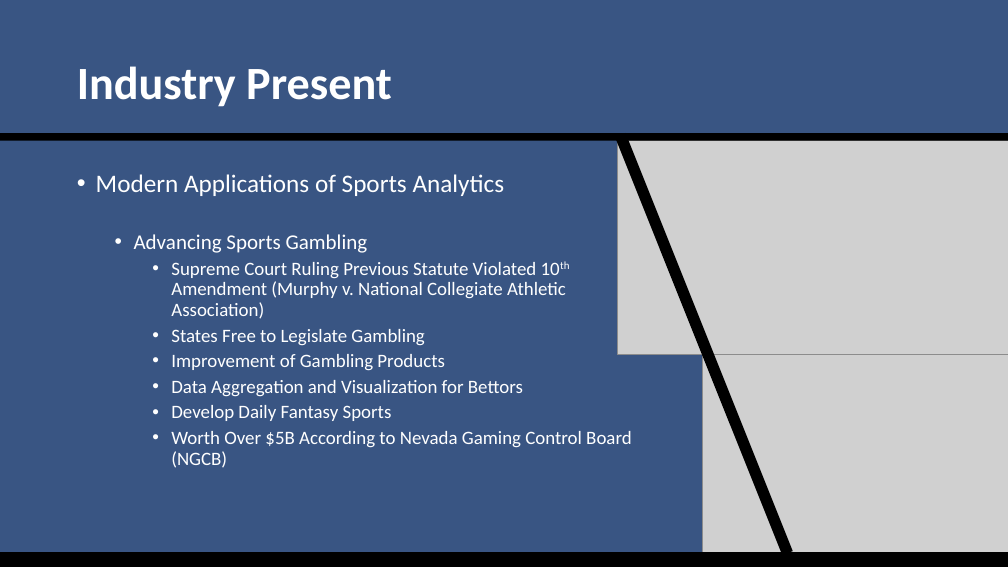
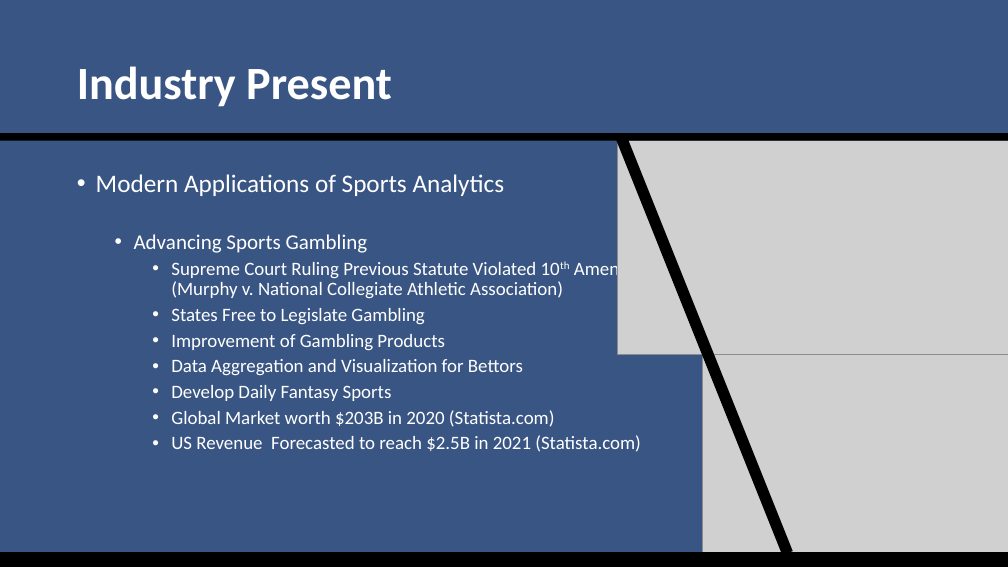
Before and after one commit to SuperMarioGiacomazzo/STOR538_WEBSITE, a slide deck: slide 11 of Slides/Sports Analytics 3/Sports_Analytics_3_Lecture.pptx (slide 10 before the commit). Drawn at 1008x567 pixels with LibreOffice and Linux fonts; fonts in the diff are those of the drawing; grey boxes stand for pictures. Boxes give left, top, right and bottom in pixels: in the first picture for what was removed or moved away, otherwise in the second. Text is boxed around its words. In the diff, an @@ line names an element or a change of style, - is before the commit and + after.

```diff
--- a/Slides/Sports Analytics 3/Sports_Analytics_3_Lecture.pptx
+++ b/Slides/Sports Analytics 3/Sports_Analytics_3_Lecture.pptx
@@ text at <box>171,410,641,452</box>: text changed @@
-    • Worth Over $5B According to Nevada Gaming Control Board (NGCB)
+    • Global Market worth $203B in 2020 (Statista.com)
+    • US Revenue Forecasted to reach $2.5B in 2021 (Statista.com)
```
Also in this commit, not shown: 5 other slides changed, 2 slides added, 2 slides removed, 4 other files.
